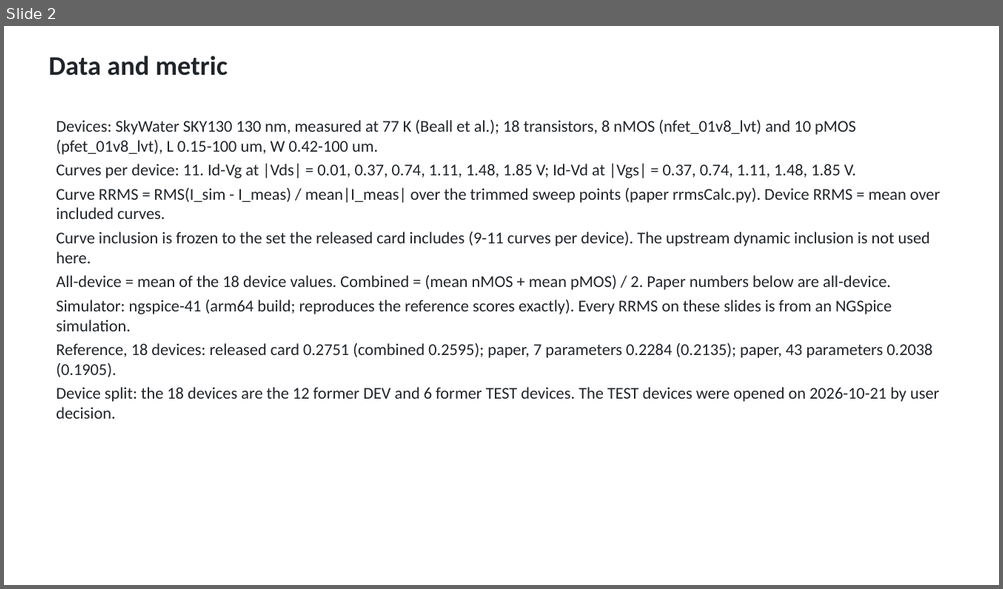
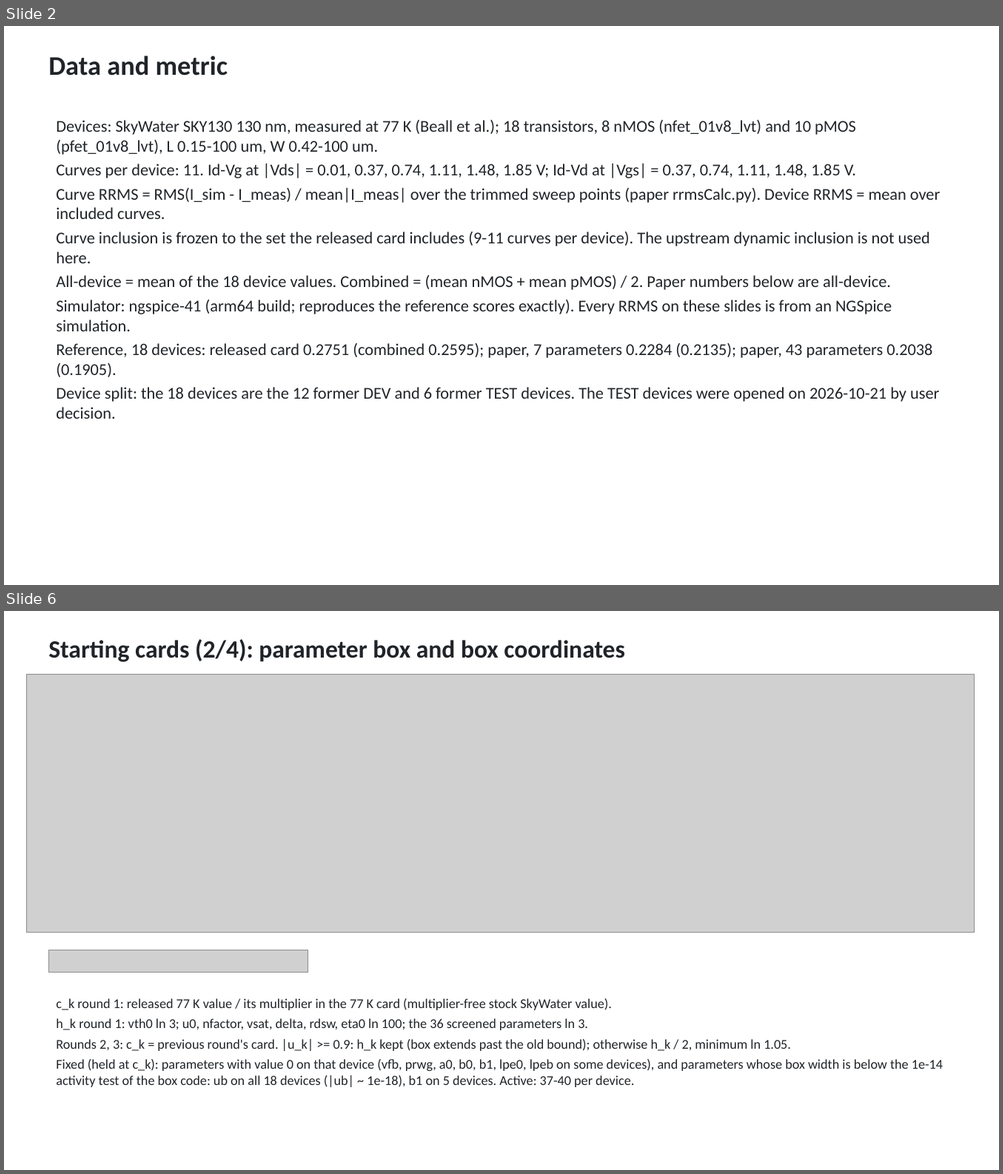
Before and after one commit to aaronw5/Cryo-Transistor-ML, a slide deck: slides/cryo_ml_mbias_real_data.pptx. Shown one above the other, each under a label of ours: slide 2 before the commit, slides 2 and 6 after it; the slides between them are not shown. The pictures are 1003x589 and 1003x1174 pixels, drawn with LibreOffice and Linux fonts; fonts in the diff are those of the drawing; grey boxes stand for pictures. Boxes give left, top, right and bottom in pixels: in the first picture for what was removed or moved away, otherwise in the second. Text is boxed around its words. In the diff, an @@ line names an element or a change of style, - is before the commit and + after.

```diff
--- a/slides/cryo_ml_mbias_real_data.pptx
+++ b/slides/cryo_ml_mbias_real_data.pptx
@@ slide 6 added at (4,611,999,1170), background #FFFFFF @@
@@ text added at (48,639,625,662), 24 pt, text #202428, bold @@
+Starting cards (2/4): parameter box and box coordinates
@@ picture added at (26,675,974,933) @@
@@ picture added at (48,951,307,973) @@
@@ text added at (56,999,942,1088), 13 pt, text #202428 @@
+c_k round 1: released 77 K value / its multiplier in the 77 K card (multiplier-free stock SkyWater value).
+h_k round 1: vth0 ln 3; u0, nfactor, vsat, delta, rdsw, eta0 ln 100; the 36 screened parameters ln 3.
+Rounds 2, 3: c_k = previous round's card. |u_k| >= 0.9: h_k kept (box extends past the old bound); otherwise h_k / 2, minimum ln 1.05.
+Fixed (held at c_k): parameters with value 0 on that device (vfb, prwg, a0, b0, b1, lpe0, lpeb on some devices), and parameters whose box width is below the 1e-14 activity test of the box code: ub on all 18 devices (|ub| ~ 1e-18), b1 on 5 devices. Active: 37-40 per device.
```
Also in this commit, not shown: 15 other slides added, 1 slide removed, 4 other files.
